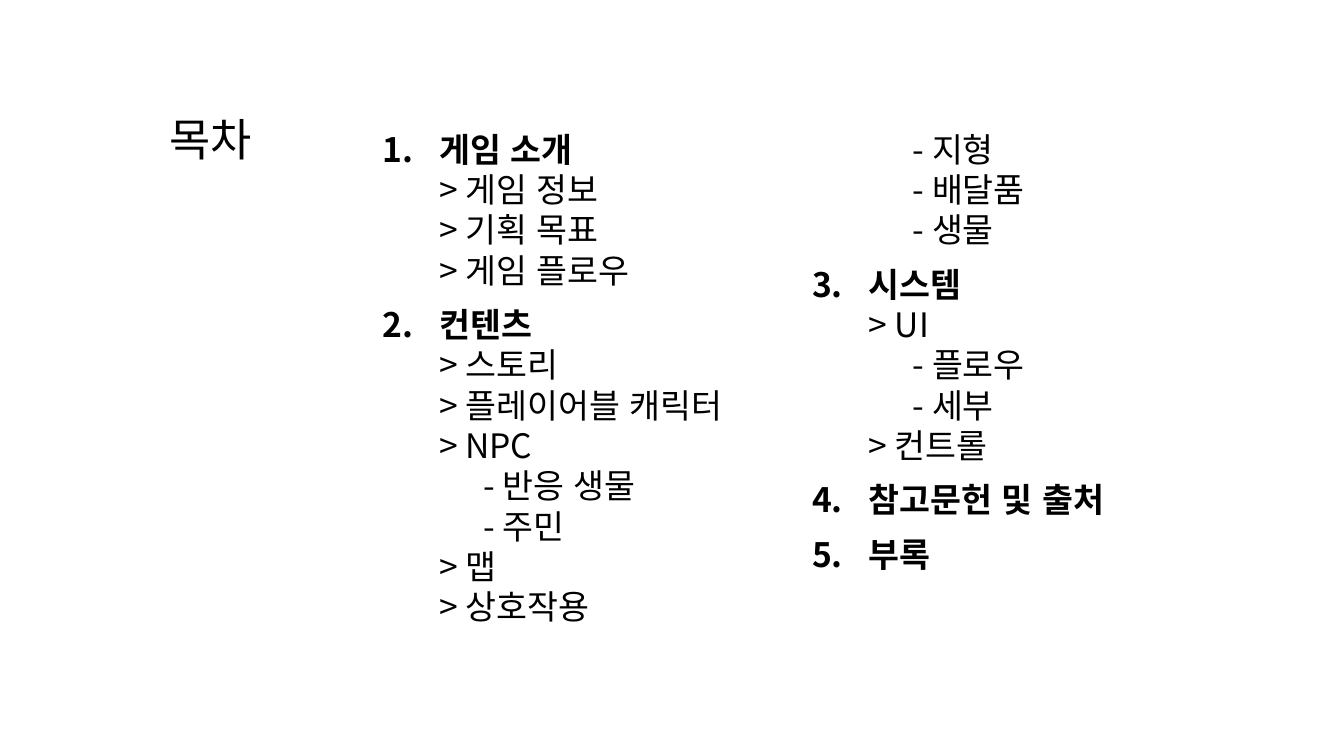
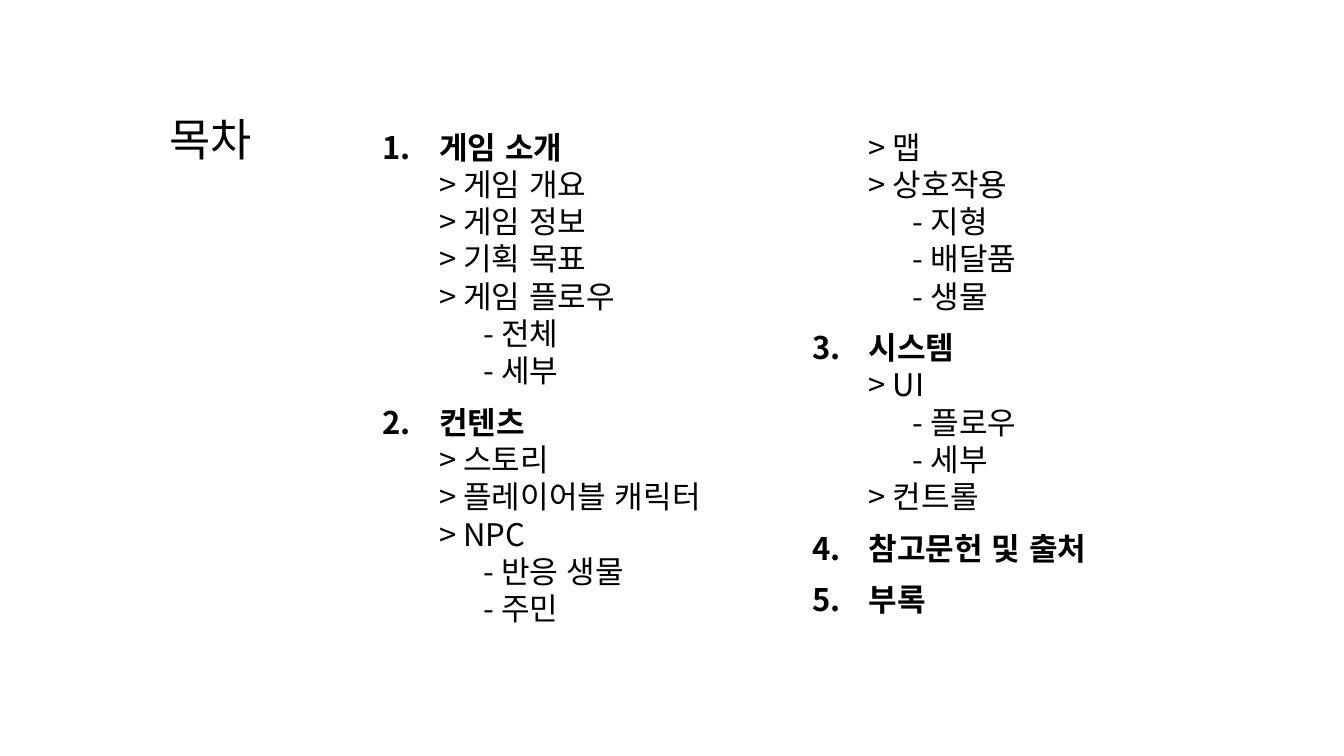
Before and after one commit to kwakyerin/2026_Graduation_Project, a slide deck: slide 3 of documents/HyunahKwon/design/designing/for_teammates/배트와 달트_기획서.pptx. Drawn at 1344x756 pixels with LibreOffice and Linux fonts; fonts in the diff are those of the drawing. Boxes give left, top, right and bottom in pixels: in the first picture for what was removed or moved away, otherwise in the second. Text is boxed around its words. In the diff, an @@ line names an element or a change of style, - is before the commit and + after.

```diff
--- a/documents/HyunahKwon/design/designing/for_teammates/배트와 달트_기획서.pptx
+++ b/documents/HyunahKwon/design/designing/for_teammates/배트와 달트_기획서.pptx
@@ text at (x1=439, y1=133, x2=615, y2=385): text changed; size 24 to 22.2 pt @@
-1. 게임 소개
-   > 게임 정보
-   > 기획 목표
-   > 게임 플로우
+1. 게임 소개
+   > 게임 개요
+   > 게임 정보
+   > 기획 목표
+   > 게임 플로우
+   - 전체
+   - 세부
@@ text at (x1=439, y1=133, x2=1086, y2=623): size 24 to 22.2 pt in "컨텐츠 > 스토리 > 플레이어블 캐릭터 > ...", "시스템 > UI - 플로우 - 세부 ...", "참고문헌 및 출처", "부록" @@
```
Also in this commit, not shown: 34 other slides changed, 1 slide removed, 3 other files.
